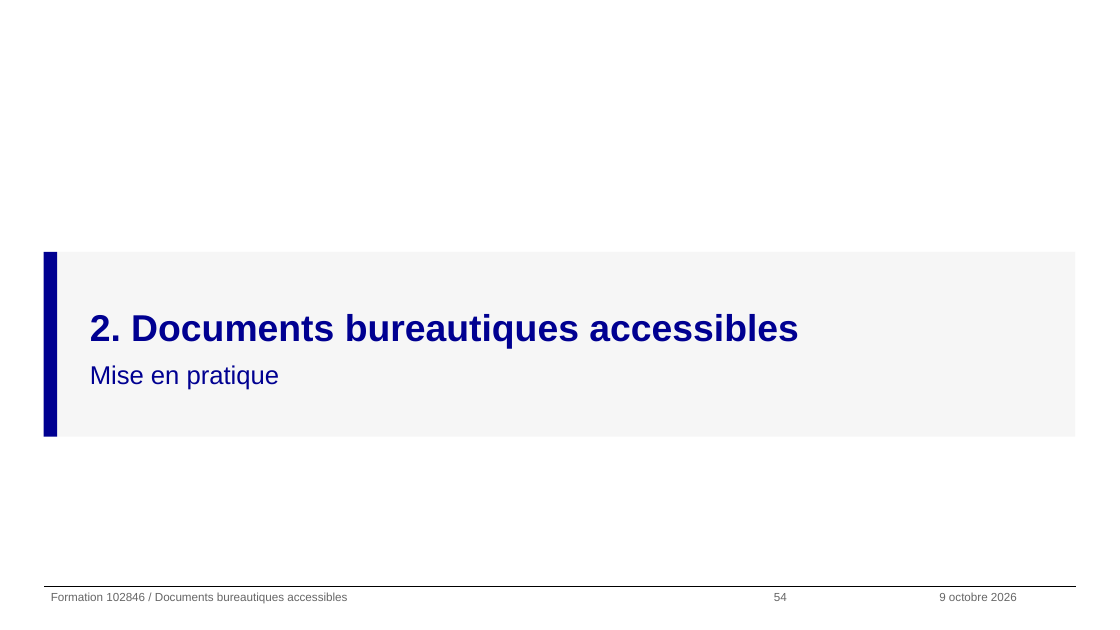
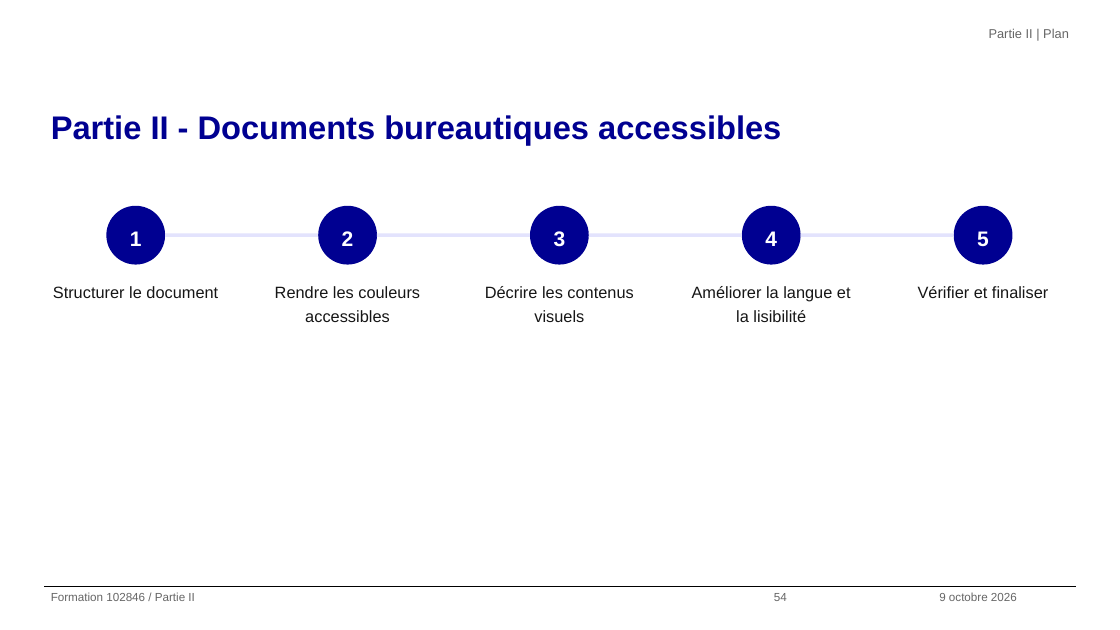
Before and after one commit to alexandra-guiderdoni/usine-fabrication-igpde-102846-ay11, a slide deck: slide 54 of livrables-IGPDE-2026-102846/Formateur/support-formation-102846-2026-IGPDE.pptx. Drawn at 1120x630 pixels with LibreOffice and Linux fonts; fonts in the diff are those of the drawing; background and template pictures are left out. Boxes give left, top, right and bottom in pixels: in the first picture for what was removed or moved away, otherwise in the second. Text is boxed around its words. In the diff, an @@ line names an element or a change of style, - is before the commit and + after.

Commit message:
Deck : ajout du plan de la partie II

```diff
--- a/livrables-IGPDE-2026-102846/Formateur/support-formation-102846-2026-IGPDE.pptx
+++ b/livrables-IGPDE-2026-102846/Formateur/support-formation-102846-2026-IGPDE.pptx
@@ text added at (x1=989, y1=28, x2=1069, y2=38), 11 pt, text #666666 @@
+Partie II | Plan
@@ title added at (x1=51, y1=115, x2=781, y2=144), 28 pt, text #000091, bold @@
+Partie II - Documents bureautiques accessibles
@@ ellipse added at (x1=107, y1=206, x2=166, y2=265), fill #000091, 18 pt, text #FFFFFF, bold @@
+1
@@ ellipse added at (x1=318, y1=206, x2=377, y2=265), fill #000091, 18 pt, text #FFFFFF, bold @@
+2
@@ ellipse added at (x1=530, y1=206, x2=589, y2=265), fill #000091, 18 pt, text #FFFFFF, bold @@
+3
@@ ellipse added at (x1=742, y1=206, x2=801, y2=265), fill #000091, 18 pt, text #FFFFFF, bold @@
+4
@@ ellipse added at (x1=954, y1=206, x2=1012, y2=265), fill #000091, 18 pt, text #FFFFFF, bold @@
+5
@@ rectangle added at (x1=166, y1=234, x2=318, y2=237), fill #E3E3FD @@
@@ rectangle added at (x1=377, y1=234, x2=530, y2=237), fill #E3E3FD @@
@@ rectangle added at (x1=589, y1=234, x2=742, y2=237), fill #E3E3FD @@
@@ rectangle added at (x1=801, y1=234, x2=954, y2=237), fill #E3E3FD @@
@@ rectangle removed at (x1=44, y1=252, x2=57, y2=437) @@
@@ rectangle removed at (x1=57, y1=252, x2=1075, y2=437) @@
@@ text added at (x1=53, y1=286, x2=218, y2=298), 14 pt, text #161616 @@
+Structurer le document
@@ text added at (x1=275, y1=286, x2=420, y2=322), 14 pt, text #161616 @@
+Rendre les couleurs accessibles
@@ text added at (x1=485, y1=286, x2=633, y2=322), 14 pt, text #161616 @@
+Décrire les contenus visuels
@@ text added at (x1=692, y1=286, x2=851, y2=322), 14 pt, text #161616 @@
+Améliorer la langue et la lisibilité
@@ text added at (x1=918, y1=286, x2=1048, y2=298), 14 pt, text #161616 @@
+Vérifier et finaliser
@@ text removed at (x1=90, y1=314, x2=799, y2=390) @@
-2. Documents bureautiques accessibles
-Mise en pratique
@@ text at (x1=51, y1=592, x2=194, y2=601): text changed @@
-Formation 102846 / Documents bureautiques accessibles
+Formation 102846 / Partie II
```
Also in this commit, not shown: 2 other files.
